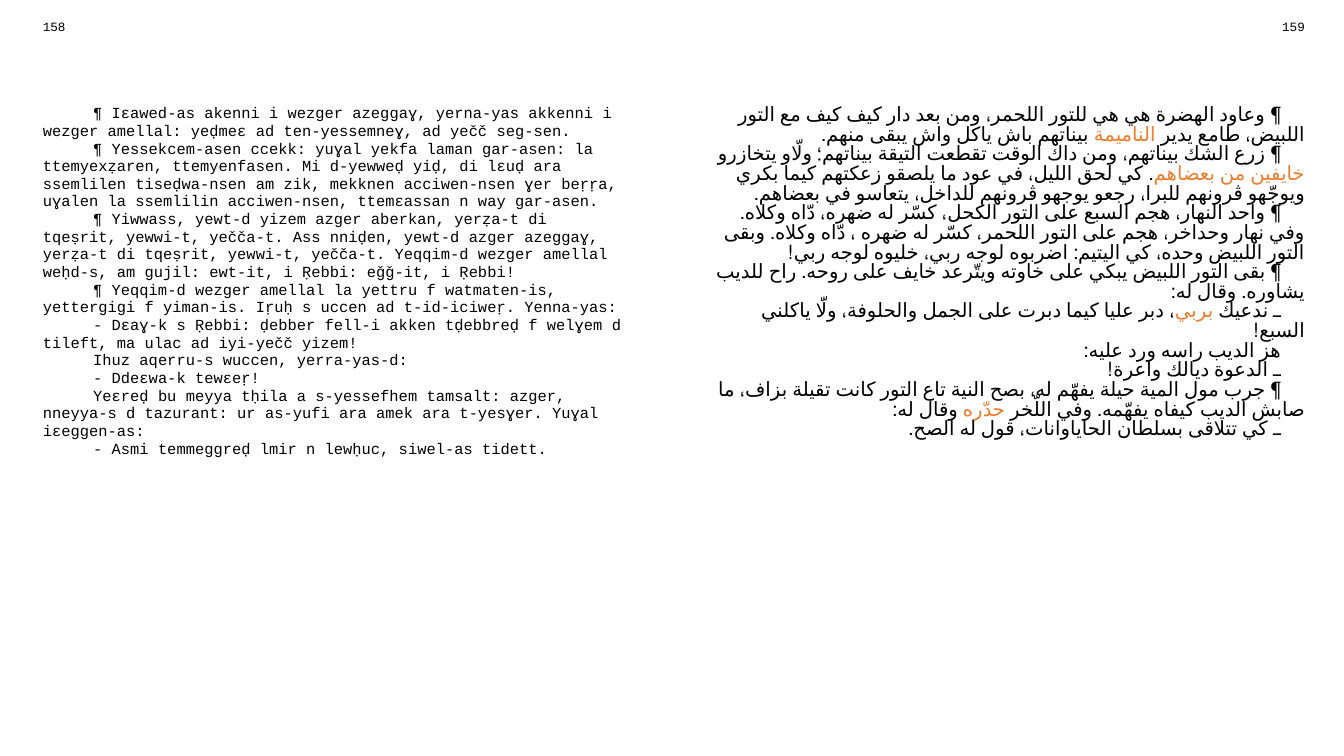
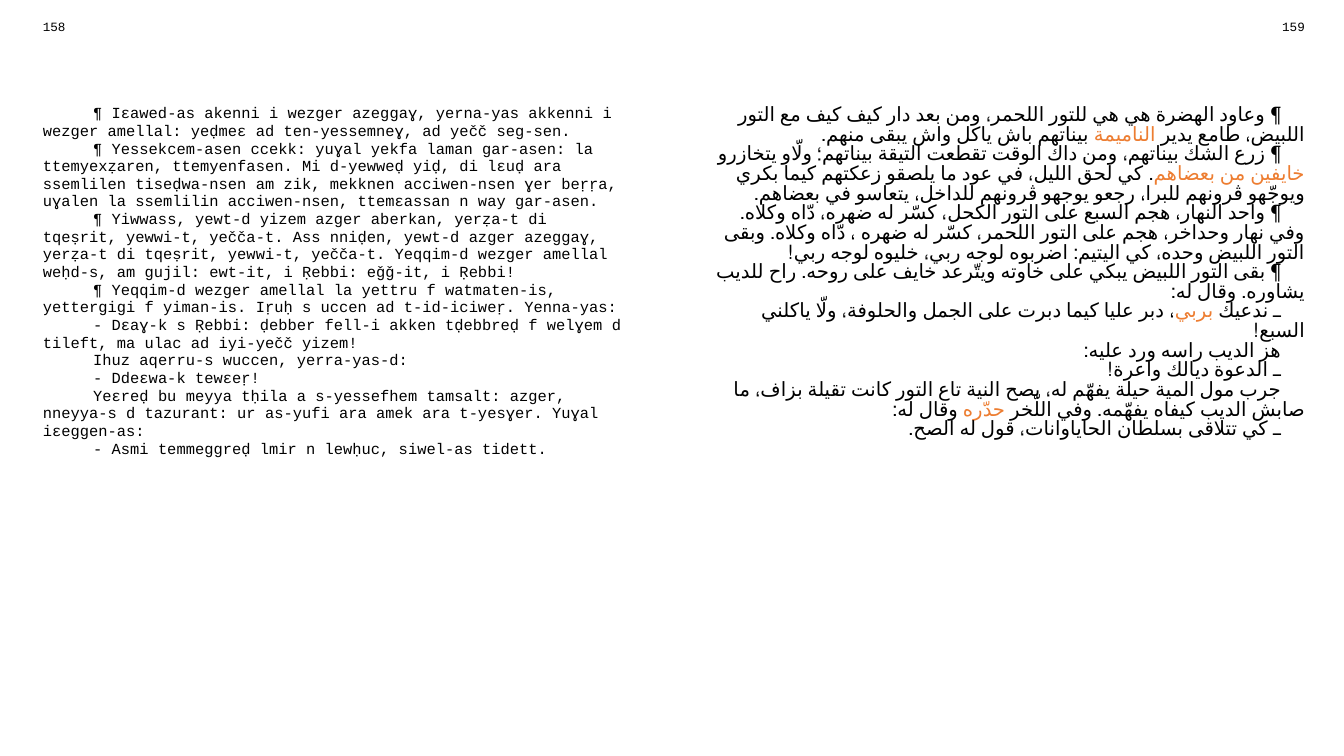
Before and after one commit to sferhah/tamacahut_n_wuccen, a slide deck: slide 76 of Uccen.ConsoleApp/uccen.arq.pptx. Drawn at 1344x756 pixels with LibreOffice and Linux fonts; fonts in the diff are those of the drawing. Boxes give left, top, right and bottom in pixels: in the first picture for what was removed or moved away, otherwise in the second. Text is boxed around its words. In the diff, an @@ line names an element or a change of style, - is before the commit and + after.

```diff
--- a/Uccen.ConsoleApp/uccen.arq.pptx
+++ b/Uccen.ConsoleApp/uccen.arq.pptx
@@ table at (32,16,1315,729) @@
-row 3, column 3: ¶ وعاود الهضرة هي هي للتور اللحمر، ومن بعد دار كيف كيف مع التور اللبيض، طامع يدير الناميمة بيناتهم باش ياكل واش يبقى منهم. / ¶ زرع الشك بيناتهم، ومن داك الوقت تقطعت التيقة بيناتهم؛ ولّاو يتخازرو خايفين من بعضاهم. كي لحق الليل، في عود ما يلصقو زعكتهم كيما بكري ويوجّهو ڨرونهم للبرا، رجعو يوجهو ڨرونهم للداخل، يتعاسو في بعضاهم. / ¶ واحد النهار، هجم السبع على التور الكحل، كسّر له ضهره، دّاه وكلاه. وفي نهار وحداخر، هجم على التور اللحمر، كسّر له ضهره ، دّاه وكلاه. وبقى التور اللبيض وحده، كي اليتيم: اضربوه لوجه ربي، خليوه لوجه ربي! / ¶ بقى التور اللبيض يبكي على خاوته ويتّرعد خايف على روحه. راح للديب يشاوره. وقال له: / ـ ندعيك بربي، دبر عليا كيما دبرت على الجمل والحلوفة، ولّا ياكلني السبع! / هز الديب راسه ورد عليه: / ـ الدعوة ديالك واعرة! / ¶ جرب مول المية حيلة يفهّم له، بصح النية تاع التور كانت تقيلة بزاف، ما صابش الديب كيفاه يفهّمه. وفي اللّخر حدّره وقال له: / ـ كي تتلاقى بسلطان الحاياوانات، قول له الصح.
+row 3, column 3: ¶ وعاود الهضرة هي هي للتور اللحمر، ومن بعد دار كيف كيف مع التور اللبيض، طامع يدير الناميمة بيناتهم باش ياكل واش يبقى منهم. / ¶ زرع الشك بيناتهم، ومن داك الوقت تقطعت التيقة بيناتهم؛ ولّاو يتخازرو خايفين من بعضاهم. كي لحق الليل، في عود ما يلصقو زعكتهم كيما بكري ويوجّهو ڨرونهم للبرا، رجعو يوجهو ڨرونهم للداخل، يتعاسو في بعضاهم. / ¶ واحد النهار، هجم السبع على التور الكحل، كسّر له ضهره، دّاه وكلاه. وفي نهار وحداخر، هجم على التور اللحمر، كسّر له ضهره ، دّاه وكلاه. وبقى التور اللبيض وحده، كي اليتيم: اضربوه لوجه ربي، خليوه لوجه ربي! / ¶ بقى التور اللبيض يبكي على خاوته ويتّرعد خايف على روحه. راح للديب يشاوره. وقال له: / ـ ندعيك بربي، دبر عليا كيما دبرت على الجمل والحلوفة، ولّا ياكلني السبع! / هز الديب راسه ورد عليه: / ـ الدعوة ديالك واعرة! / جرب مول المية حيلة يفهّم له، بصح النية تاع التور كانت تقيلة بزاف، ما صابش الديب كيفاه يفهّمه. وفي اللّخر حدّره وقال له: / ـ كي تتلاقى بسلطان الحاياوانات، قول له الصح.
```
Also in this commit, not shown: 2 other slides changed, 1 other file.
